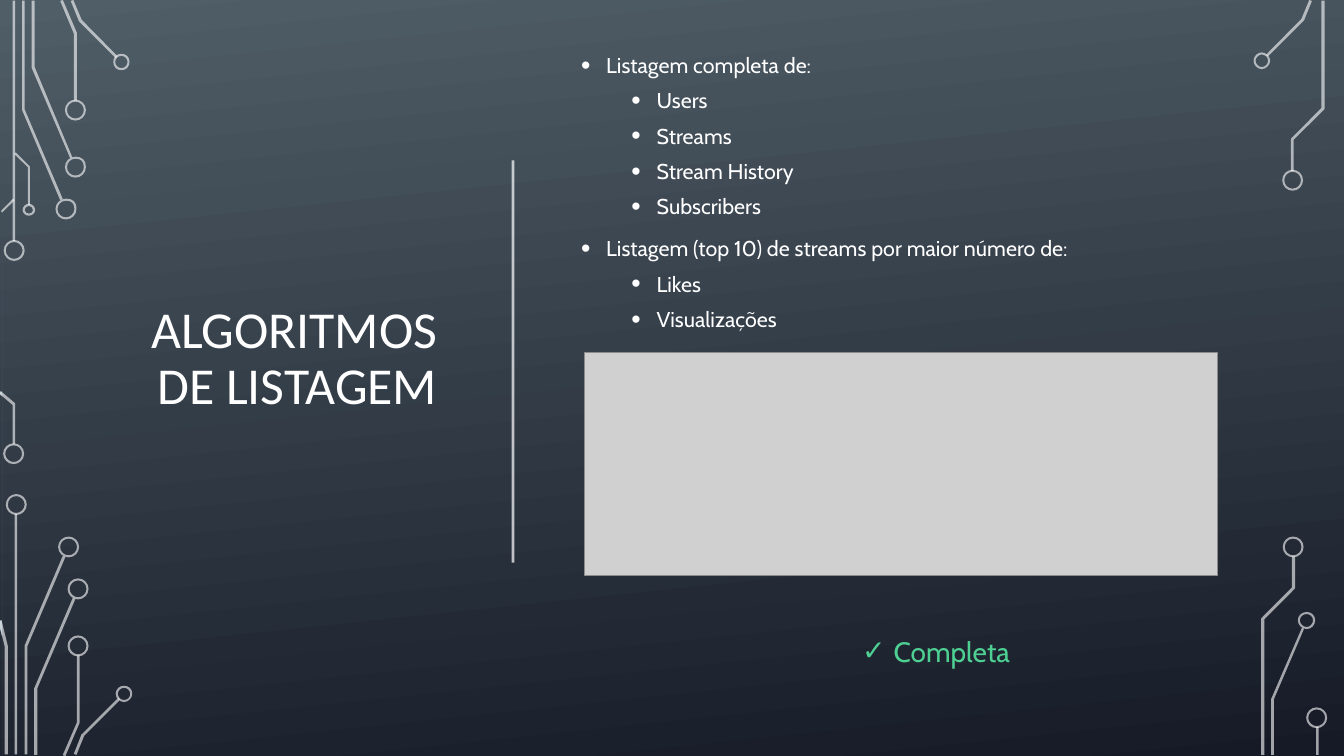
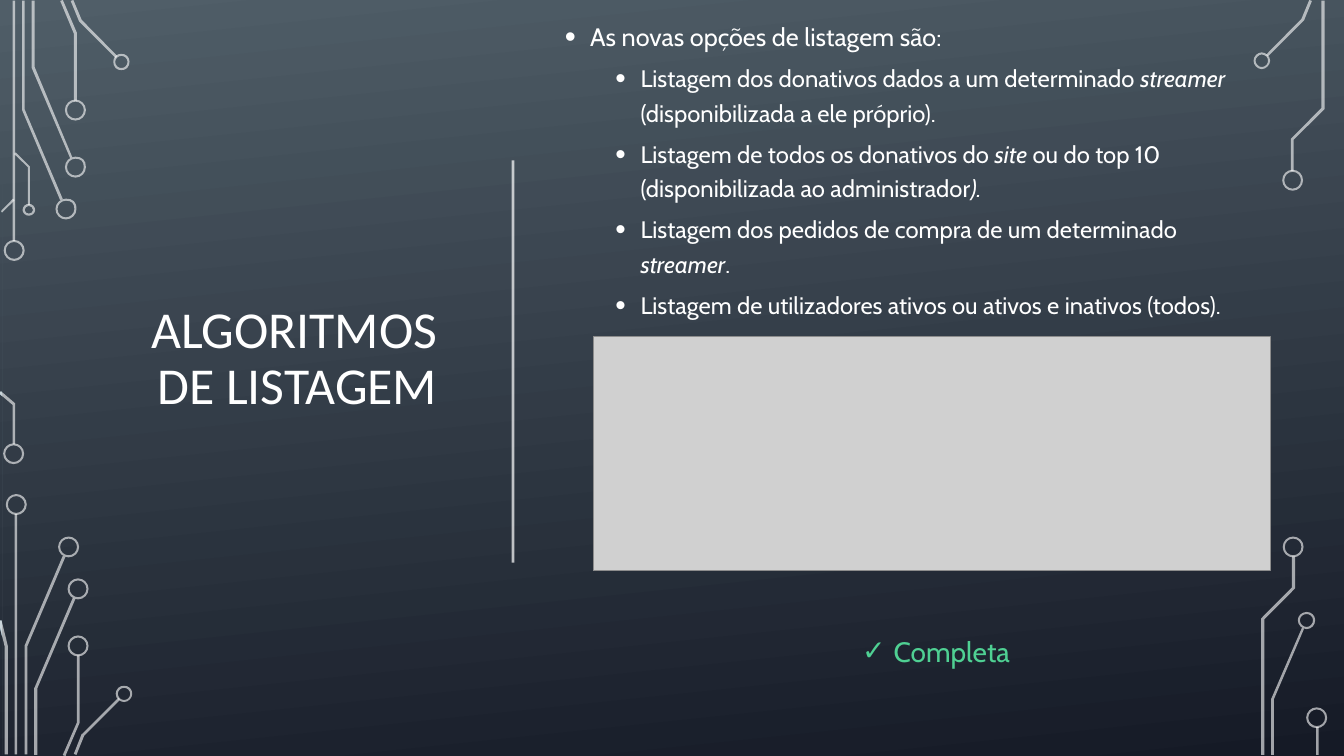
Before and after one commit to BrunoRosendo/StreamZ-AEDA-proj-, a slide deck: slide 9 of Parte 2.pptx (slide 10 before the commit). Drawn at 1344x756 pixels with LibreOffice and Linux fonts; fonts in the diff are those of the drawing; grey boxes stand for pictures; background and template pictures are left out. Boxes give left, top, right and bottom in pixels: in the first picture for what was removed or moved away, otherwise in the second. Text is boxed around its words. In the diff, an @@ line names an element or a change of style, - is before the commit and + after.

```diff
--- a/Parte 2.pptx
+++ b/Parte 2.pptx
@@ text at (x1=590, y1=27, x2=1225, y2=318): text changed; size 15.3 to 17 pt @@
-• Listagem completa de:
-  • Users
-  • Streams
-  • Stream History
-  • Subscribers
-• Listagem (top 10) de streams por maior número de:
-  • Likes
-  • Visualizações
+• As novas opções de listagem são:
+  • Listagem dos donativos dados a um determinado streamer (disponibilizada a ele próprio).
+  • Listagem de todos os donativos do site ou do top 10 (disponibilizada ao administrador).
+  • Listagem dos pedidos de compra de um determinado streamer.
+  • Listagem de utilizadores ativos ou ativos e inativos (todos).
@@ picture resized from (x1=585, y1=353, x2=1218, y2=576) to (x1=593, y1=337, x2=1270, y2=571) @@
```
Also in this commit, not shown: 4 other slides changed, 2 slides added, 4 slides removed.
